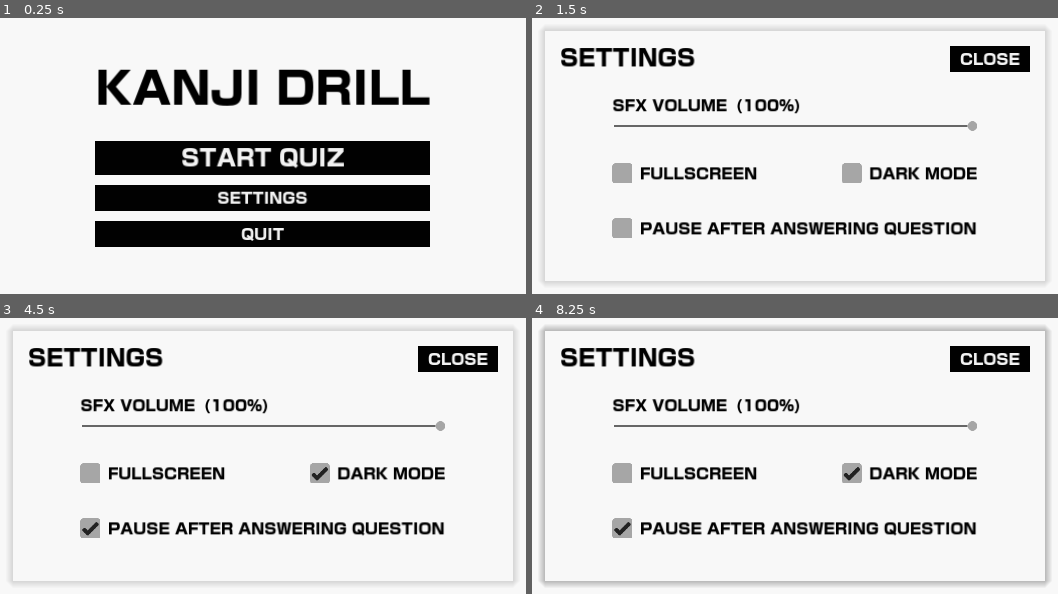
Above: before the commit, frames 1-4 (two rows, left to right).
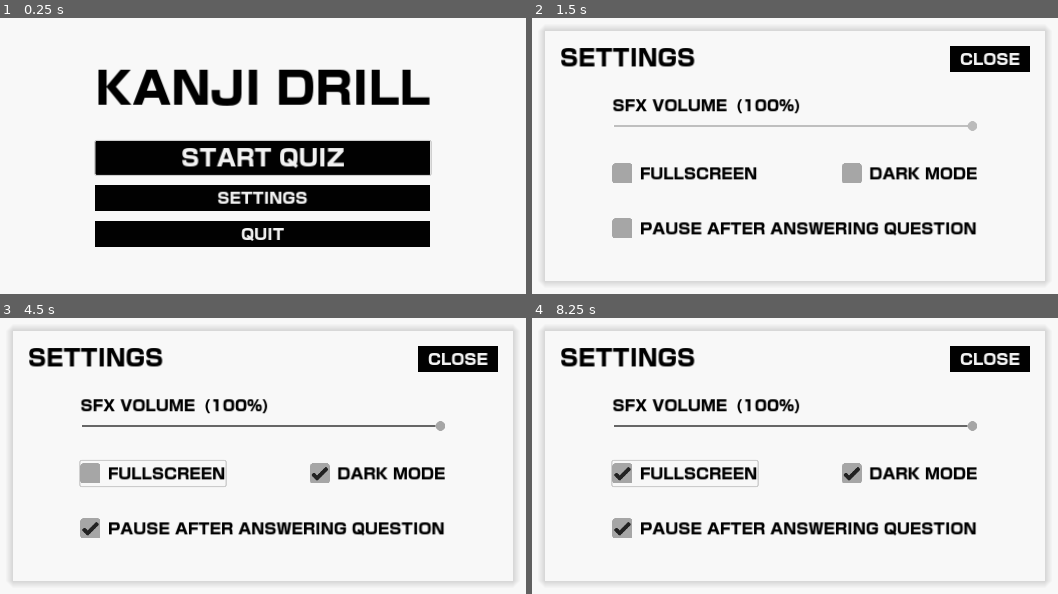
Above: after the commit, the same moments.

Repository: daredakke/kanji-drill
Game: Godot game, scene res://scenes/app.tscn
Two runs of this game, one before a commit and one after it. Both use one fixed random seed, a clock stepped at 60 frames per second and the inputs below.
Inputs (mouse positions are in pixels of both pictures, inside the frame that each line leads up to):
- Up to frame 1 (0.25 s): no input
- Up to frame 2 (1.5 s): click "SETTINGS" at 0.5 s; click (795, 158) at 1.25 s, where only the run before the commit has a clickable "START QUIZ"
- Up to frame 3 (4.5 s): click (263, 458) at 2 s, where only the run before the commit has a clickable "START QUIZ"; click "DARK MODE" at 2.75 s; click "PAUSE AFTER ANSWERING QUESTION" at 3.5 s; tap Enter at 4.25 s; move the mouse to (436, 433) at 4.27 s; hold Up (ui_up) from 4.28 s (still down); tap O at 4.35 s; click (436, 433) at 4.42 s
- Up to frame 4 (8.25 s): release Up (ui_up) at 5 s; drag from (637, 478) to (752, 547) at 5.02 s; tap Space at 5.75, 7.25 s; move the mouse to (873, 356) at 5.77 s; hold Up (ui_up) 5.78-6.5 s; tap O at 5.85, 7.35 s; click (873, 356) at 5.92 s; tap Enter at 6.5, 8 s; drag from (752, 547) to (553, 389) at 6.52 s; move the mouse to (1036, 522) at 7.27 s; hold Down (ui_down) 7.28-8 s; click (1036, 522) at 7.42 s; drag from (553, 389) to (674, 342) at 8.02 s

The runs differ from the first frame. In frame 1, 0.5% of the frame differs, in the area x 17-83%, y 44-58%; in frame 2, 0.5%; in frame 3, 0.2%; in frame 4, 1.3%, in the area x 2-98%, y 4-96%.

Commit message:
Polish main menu functionality
Simple validation for setup panel, main menu disabled when settings panel open, and proper control traversal with arrow keys in settings panel.

Diff:
--- a/scenes/main_menu.tscn
+++ b/scenes/main_menu.tscn
@@ -165,7 +165,7 @@
 focus_neighbor_bottom = NodePath("../../QuestionsHBox/QuestionsSpinBox")
 focus_next = NodePath("../../QuestionsHBox/QuestionsSpinBox")
 focus_previous = NodePath("../../StartHBox/StartSpinBox")
-min_value = 2200.0
+min_value = 1.0
 max_value = 2200.0
 value = 2200.0
 rounded = true
@@ -201,3 +201,58 @@
 focus_previous = NodePath("../QuestionsHBox/QuestionsSpinBox")
 mouse_default_cursor_shape = 2
 text = "START"
+
+[node name="ErrorMargin" type="MarginContainer" parent="."]
+unique_name_in_owner = true
+layout_mode = 1
+anchors_preset = 15
+anchor_right = 1.0
+anchor_bottom = 1.0
+grow_horizontal = 2
+grow_vertical = 2
+theme_override_constants/margin_left = 350
+theme_override_constants/margin_top = 220
+theme_override_constants/margin_right = 350
+theme_override_constants/margin_bottom = 220
+
+[node name="ErrorPanel" type="Panel" parent="ErrorMargin"]
+layout_mode = 2
+
+[node name="InnerMargin" type="MarginContainer" parent="ErrorMargin/ErrorPanel"]
+layout_mode = 1
+anchors_preset = 15
+anchor_right = 1.0
+anchor_bottom = 1.0
+grow_horizontal = 2
+grow_vertical = 2
+theme_override_constants/margin_left = 24
+theme_override_constants/margin_top = 24
+theme_override_constants/margin_right = 24
+theme_override_constants/margin_bottom = 24
+
+[node name="ErrorVBox" type="VBoxContainer" parent="ErrorMargin/ErrorPanel/InnerMargin"]
+layout_mode = 2
+size_flags_vertical = 4
+theme_override_constants/separation = 48
+
+[node name="ErrorLabel" type="Label" parent="ErrorMargin/ErrorPanel/InnerMargin/ErrorVBox"]
+layout_mode = 2
+theme_override_font_sizes/font_size = 36
+text = "ERROR"
+horizontal_alignment = 1
+
+[node name="ErrorMessage" type="Label" parent="ErrorMargin/ErrorPanel/InnerMargin/ErrorVBox"]
+custom_minimum_size = Vector2(300, 0)
+layout_mode = 2
+text = "START VALUE CANNOT BE GREATER THAN THE END VALUE"
+autowrap_mode = 2
+
+[node name="CloseErrorButton" type="Button" parent="ErrorMargin/ErrorPanel/InnerMargin/ErrorVBox"]
+unique_name_in_owner = true
+layout_mode = 2
+focus_neighbor_top = NodePath(".")
+focus_neighbor_bottom = NodePath(".")
+focus_next = NodePath(".")
+focus_previous = NodePath(".")
+mouse_default_cursor_shape = 2
+text = "CLOSE"
--- a/scenes/settings.tscn
+++ b/scenes/settings.tscn
@@ -54,6 +54,10 @@
 layout_mode = 2
 size_flags_horizontal = 10
 size_flags_vertical = 0
+focus_neighbor_top = NodePath("../../../ControlsMargin/ControlsVBox/PauseCheckBox")
+focus_neighbor_bottom = NodePath("../../../ControlsMargin/ControlsVBox/SFXVolume/VBoxContainer/SFXSlider")
+focus_next = NodePath("../../../ControlsMargin/ControlsVBox/SFXVolume/VBoxContainer/SFXSlider")
+focus_previous = NodePath("../../../ControlsMargin/ControlsVBox/PauseCheckBox")
 mouse_default_cursor_shape = 2
 text = "CLOSE"
 
@@ -102,6 +106,10 @@
 layout_mode = 2
 size_flags_horizontal = 3
 size_flags_vertical = 4
+focus_neighbor_top = NodePath("../../../../../HeaderMargin/SettingsHeader/CloseButton")
+focus_neighbor_bottom = NodePath("../../../HBoxContainer/FullscreenCheckBox")
+focus_next = NodePath("../../../HBoxContainer/FullscreenCheckBox")
+focus_previous = NodePath("../../../../../HeaderMargin/SettingsHeader/CloseButton")
 mouse_default_cursor_shape = 2
 max_value = 1.0
 step = 0.05
@@ -113,6 +121,9 @@
 [node name="FullscreenCheckBox" type="CheckBox" parent="ControlsMargin/ControlsVBox/HBoxContainer"]
 unique_name_in_owner = true
 layout_mode = 2
+focus_neighbor_top = NodePath("../../SFXVolume/VBoxContainer/SFXSlider")
+focus_neighbor_right = NodePath("../DarkModeCheckBox")
+focus_neighbor_bottom = NodePath("../../PauseCheckBox")
 mouse_default_cursor_shape = 2
 text = "FULLSCREEN"
 
@@ -120,6 +131,9 @@
 unique_name_in_owner = true
 layout_mode = 2
 size_flags_horizontal = 10
+focus_neighbor_left = NodePath("../FullscreenCheckBox")
+focus_neighbor_top = NodePath("../../SFXVolume/VBoxContainer/SFXSlider")
+focus_neighbor_bottom = NodePath("../../PauseCheckBox")
 mouse_default_cursor_shape = 2
 text = "DARK MODE"
 
@@ -127,5 +141,9 @@
 unique_name_in_owner = true
 layout_mode = 2
 size_flags_horizontal = 0
+focus_neighbor_top = NodePath("../HBoxContainer/FullscreenCheckBox")
+focus_neighbor_bottom = NodePath("../../../HeaderMargin/SettingsHeader/CloseButton")
+focus_next = NodePath("../../../HeaderMargin/SettingsHeader/CloseButton")
+focus_previous = NodePath("../HBoxContainer/FullscreenCheckBox")
 mouse_default_cursor_shape = 2
 text = "PAUSE AFTER ANSWERING QUESTION"
--- a/scripts/app.gd
+++ b/scripts/app.gd
@@ -7,8 +7,10 @@
 
 
 func _ready() -> void:
-	main_menu.settings_button_pressed.connect(settings.show)
+	main_menu.settings_button_pressed.connect(settings.focus_menu)
 	main_menu.quit_button_pressed.connect(_quit_game)
+
+	settings.settings_closed.connect(main_menu.focus_menu)
 
 
 func _quit_game() -> void:
--- a/scripts/autoloads/state.gd
+++ b/scripts/autoloads/state.gd
@@ -4,3 +4,10 @@
 var start: int = 1
 var end: int = 2200
 var questions: int = 100
+
+
+func valid_setup_values() -> bool:
+	if start > end:
+		return false
+
+	return true
--- a/scripts/main_menu.gd
+++ b/scripts/main_menu.gd
@@ -15,20 +15,76 @@
 @onready var end_spin_box: SpinBox = %EndSpinBox
 @onready var questions_spin_box: SpinBox = %QuestionsSpinBox
 @onready var start_button: Button = %StartButton
+# Error popup`
+@onready var error_margin: MarginContainer = %ErrorMargin
+@onready var close_error_button: Button = %CloseErrorButton
 
 
 func _ready() -> void:
 	setup_panel.hide()
+	error_margin.hide()
+	focus_menu()
 
 	quiz_button.pressed.connect(setup_panel.show)
 	close_button.pressed.connect(setup_panel.hide)
 	settings_button.pressed.connect(_show_settings)
 	quit_button.pressed.connect(_quit_game)
 
+	start_spin_box.value_changed.connect(_on_start_spinbox_value_changed)
+	end_spin_box.value_changed.connect(_on_end_spinbox_value_changed)
+	questions_spin_box.value_changed.connect(_on_questions_spinbox_value_changed)
+	start_button.pressed.connect(_on_start_button_pressed)
+
+	close_error_button.pressed.connect(_on_close_error_message)
+
+
+func focus_menu() -> void:
+	_enable_main_menu()
+	quiz_button.grab_focus()
+
 
 func _show_settings() -> void:
 	settings_button_pressed.emit()
+	_disable_main_menu()
 
 
 func _quit_game() -> void:
 	quit_button_pressed.emit()
+
+
+func _on_start_spinbox_value_changed(value: int) -> void:
+	State.start = clampi(value, 1, 2200)
+
+
+func _on_end_spinbox_value_changed(value: int) -> void:
+	State.end = clampi(value, 1, 2200)
+
+
+func _on_questions_spinbox_value_changed(value: int) -> void:
+	State.questions = clampi(value, 1, 2200)
+
+
+func _on_start_button_pressed() -> void:
+	if not State.valid_setup_values():
+		error_margin.show()
+		close_error_button.grab_focus()
+		return
+
+	print("START")
+
+
+func _on_close_error_message() -> void:
+	error_margin.hide()
+	start_button.grab_focus()
+
+
+func _disable_main_menu() -> void:
+	quiz_button.disabled = true
+	settings_button.disabled = true
+	quit_button.disabled = true
+
+
+func _enable_main_menu() -> void:
+	quiz_button.disabled = false
+	settings_button.disabled = false
+	quit_button.disabled = false
--- a/scripts/settings.gd
+++ b/scripts/settings.gd
@@ -1,6 +1,8 @@
 class_name Settings
 extends Control
 
+
+signal settings_closed
 
 var _master_bus: int = AudioServer.get_bus_index("Master")
 
@@ -13,11 +15,21 @@
 
 
 func _ready() -> void:
-	close_button.pressed.connect(hide)
+	hide()
+
+	close_button.pressed.connect(_on_settings_closed)
 	sfx_slider.value_changed.connect(_on_music_slider_value_changed)
 	fullscreen_check_box.toggled.connect(_on_toggle_fullscreen)
 
+
+func focus_menu() -> void:
+	show()
+	sfx_slider.grab_focus()
+
+
+func _on_settings_closed() -> void:
 	hide()
+	settings_closed.emit()
 
 
 func _on_music_slider_value_changed(value: float) -> void:
